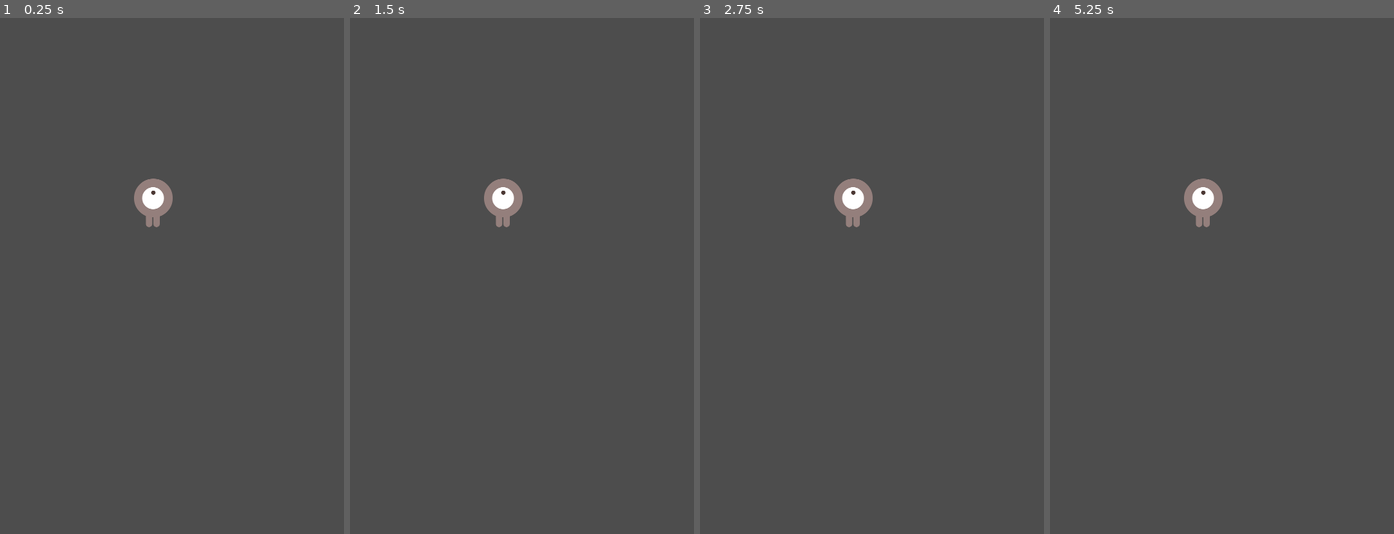
Above: before the commit, frames 1-4 (left to right).
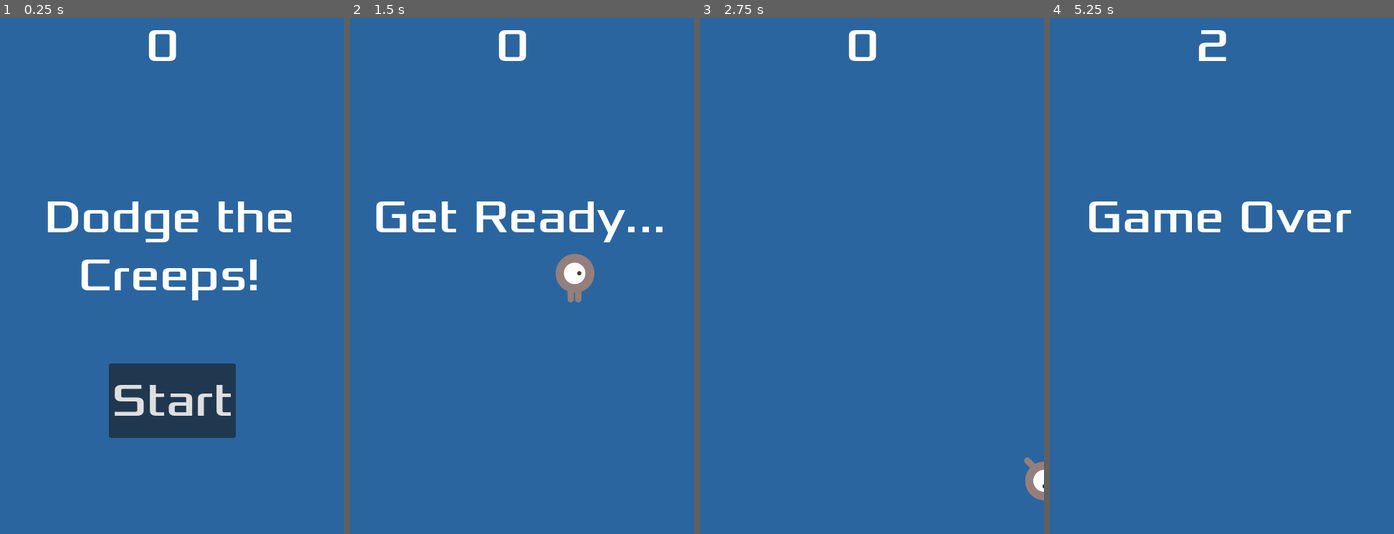
Above: after the commit, the same moments.

Repository: IdlyBond/GodotTest
Game: Godot game, scene res://main.tscn
Two runs of this game, one before a commit and one after it. Both use one fixed random seed, a clock stepped at 60 frames per second and the inputs below.
Inputs (mouse positions are in pixels of both pictures, inside the frame that each line leads up to):
- Up to frame 1 (0.25 s): no input
- Up to frame 2 (1.5 s): click (522, 399) at 0.5 s, where only the run after the commit has a clickable "Start"; tap Enter at 1.25 s; hold D (move_right) from 1.28 s (still down)
- Up to frame 3 (2.75 s): release D (move_right) at 2.03 s; hold S (move_down) from 2.03 s (still down)
- Up to frame 4 (5.25 s): release S (move_down) at 2.78 s; hold D (move_right) 2.78-3.53 s; hold W (move_up) 3.53-4.28 s; hold A (move_left) from 4.28 s (still down)

The runs differ from the first frame. In frame 1, 100% of the frame differs, in the area x 0-100%, y 0-100%; in frame 2, 100%; in frame 3, 100%; in frame 4, 100%.
Error before the commit: Parse Error: Expected an expression after "=". (res://player.gd:45)

Commit message:
music, ui, stuff

Diff:
--- a/main.gd
+++ b/main.gd
@@ -4,21 +4,31 @@
 var score : int;
 
 func _ready():
-	print_tree_pretty();
+	$UHD.update_score(0);
 	$Player.hit.connect(on_player_hit);
 	$ScoreTimer.timeout.connect(on_score_timer);
 	$StartTimer.timeout.connect(on_start_timer_timeout);
 	$MobTimer.timeout.connect(on_mob_timer_timeout);
-	new_game();
+	$UHD/StartButton.pressed.connect(new_game);
+	$UHD.show_message("Dodge the Creeps!");
 
 func game_over():
+	get_tree().call_group("mobs", "queue_free");
+	$UHD.show_game_over();
 	$ScoreTimer.stop();
 	$MobTimer.stop();
+	$Music.stop();
+	$DeathSound.play();
 
 func new_game():
 	score = 0;
+	$UHD.update_score(score);
+	$UHD.show_message("Get Ready...");
+	$UHD/StartButton.hide();
 	$Player.start($StartPosition.position);
 	$StartTimer.start();
+	if not $Music.playing:
+		$Music.play();
 
 func on_start_timer_timeout():
 	$MobTimer.start();
@@ -29,6 +39,7 @@
 
 func on_score_timer():
 	score += 1;
+	$UHD.update_score(score);
 
 func on_mob_timer_timeout():
 	var mob = mob_scene.instantiate();
--- a/main.tscn
+++ b/main.tscn
@@ -1,8 +1,11 @@
-[gd_scene load_steps=5 format=3 uid="uid://devb2w2nk3sht"]
+[gd_scene load_steps=8 format=3 uid="uid://devb2w2nk3sht"]
 
 [ext_resource type="Script" path="res://main.gd" id="1_ke3cx"]
 [ext_resource type="PackedScene" uid="uid://cfvemqtikrer3" path="res://player.tscn" id="1_pbc6x"]
 [ext_resource type="PackedScene" uid="uid://ci0m4xtue0fyn" path="res://mob.tscn" id="2_pwgyh"]
+[ext_resource type="PackedScene" uid="uid://cpx7hsthnnt7n" path="res://uhd.tscn" id="3_bxram"]
+[ext_resource type="AudioStream" uid="uid://cgwr5b1dfnxmr" path="res://art/House In a Forest Loop.ogg" id="5_4ryt7"]
+[ext_resource type="AudioStream" uid="uid://hauqwq1srlhk" path="res://art/gameover.wav" id="6_5pt1k"]
 
 [sub_resource type="Curve2D" id="Curve2D_dnnfv"]
 _data = {
@@ -14,8 +17,17 @@
 script = ExtResource("1_ke3cx")
 mob_scene = ExtResource("2_pwgyh")
 
+[node name="ColorRect" type="ColorRect" parent="."]
+anchors_preset = 15
+anchor_right = 1.0
+anchor_bottom = 1.0
+grow_horizontal = 2
+grow_vertical = 2
+color = Color(0.168627, 0.396078, 0.623529, 1)
+
+[node name="UHD" parent="." instance=ExtResource("3_bxram")]
+
 [node name="Player" parent="." instance=ExtResource("1_pbc6x")]
-speed = null
 
 [node name="MobTimer" type="Timer" parent="."]
 wait_time = 0.5
@@ -35,3 +47,11 @@
 [node name="MobSpawnLocation" type="PathFollow2D" parent="MobPath"]
 position = Vector2(480, -8)
 rotation = 3.12493
+
+[node name="Music" type="AudioStreamPlayer2D" parent="."]
+stream = ExtResource("5_4ryt7")
+volume_db = -19.85
+autoplay = true
+
+[node name="DeathSound" type="AudioStreamPlayer2D" parent="."]
+stream = ExtResource("6_5pt1k")
--- a/mob.tscn
+++ b/mob.tscn
@@ -48,7 +48,7 @@
 radius = 47.1429
 height = 128.0
 
-[node name="Mob" type="RigidBody2D"]
+[node name="Mob" type="RigidBody2D" groups=["mobs"]]
 collision_mask = 0
 gravity_scale = 0.0
 script = ExtResource("1_mcrsa")
--- a/player.gd
+++ b/player.gd
@@ -42,4 +42,4 @@
 func start(pos):
 	position = pos;
 	show();
-	$Collider.disabled =
+	$Collider.disabled = false;
--- a/player.tscn
+++ b/player.tscn
@@ -38,7 +38,6 @@
 [node name="Player" type="Area2D"]
 position = Vector2(214, 258)
 script = ExtResource("1_w5p87")
-speed = null
 metadata/_edit_group_ = true
 
 [node name="Animation" type="AnimatedSprite2D" parent="."]
--- a/project.godot
+++ b/project.godot
@@ -47,3 +47,8 @@
 "events": [Object(InputEventKey,"resource_local_to_scene":false,"resource_name":"","device":-1,"window_id":0,"alt_pressed":false,"shift_pressed":false,"ctrl_pressed":false,"meta_pressed":false,"pressed":false,"keycode":0,"physical_keycode":83,"key_label":0,"unicode":115,"echo":false,"script":null)
 ]
 }
+start_game={
+"deadzone": 0.5,
+"events": [Object(InputEventKey,"resource_local_to_scene":false,"resource_name":"","device":-1,"window_id":0,"alt_pressed":false,"shift_pressed":false,"ctrl_pressed":false,"meta_pressed":false,"pressed":false,"keycode":0,"physical_keycode":32,"key_label":0,"unicode":32,"echo":false,"script":null)
+]
+}
--- a/uhd.tscn
+++ b/uhd.tscn
@@ -1,7 +1,13 @@
-[gd_scene load_steps=3 format=3 uid="uid://cpx7hsthnnt7n"]
+[gd_scene load_steps=5 format=3 uid="uid://cpx7hsthnnt7n"]
 
 [ext_resource type="FontFile" uid="uid://d0vtg2c7n4x2q" path="res://fonts/Xolonium-Regular.ttf" id="1_c7hq3"]
 [ext_resource type="Script" path="res://uhd.gd" id="1_wftah"]
+
+[sub_resource type="InputEventAction" id="InputEventAction_04i02"]
+action = &"start_game"
+
+[sub_resource type="Shortcut" id="Shortcut_yd5nc"]
+events = [SubResource("InputEventAction_04i02")]
 
 [node name="UHD" type="CanvasLayer"]
 script = ExtResource("1_wftah")
@@ -52,6 +58,7 @@
 grow_vertical = 0
 theme_override_fonts/font = ExtResource("1_c7hq3")
 theme_override_font_sizes/font_size = 64
+shortcut = SubResource("Shortcut_yd5nc")
 text = "Start"
 
 [node name="MessageTimer" type="Timer" parent="."]
